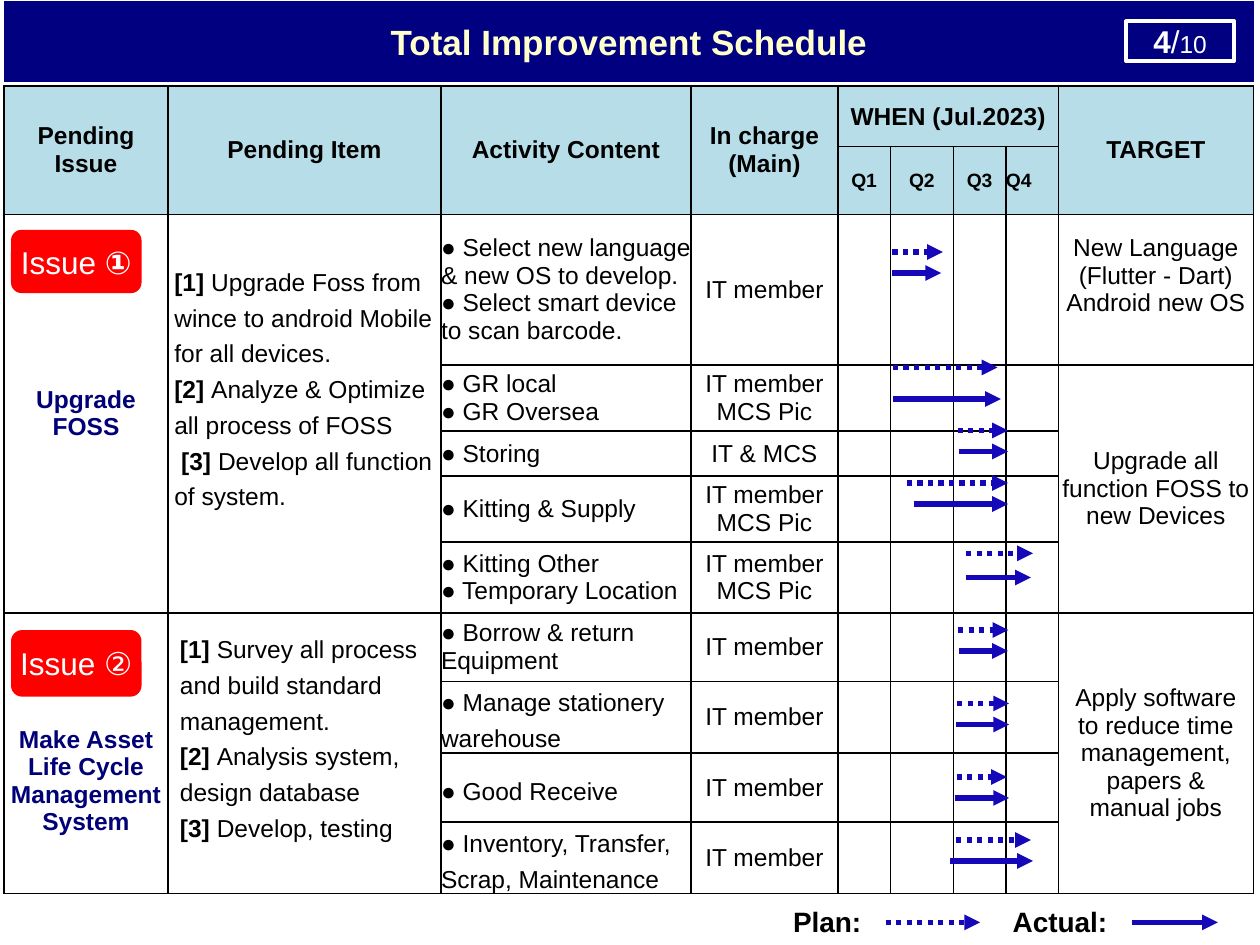
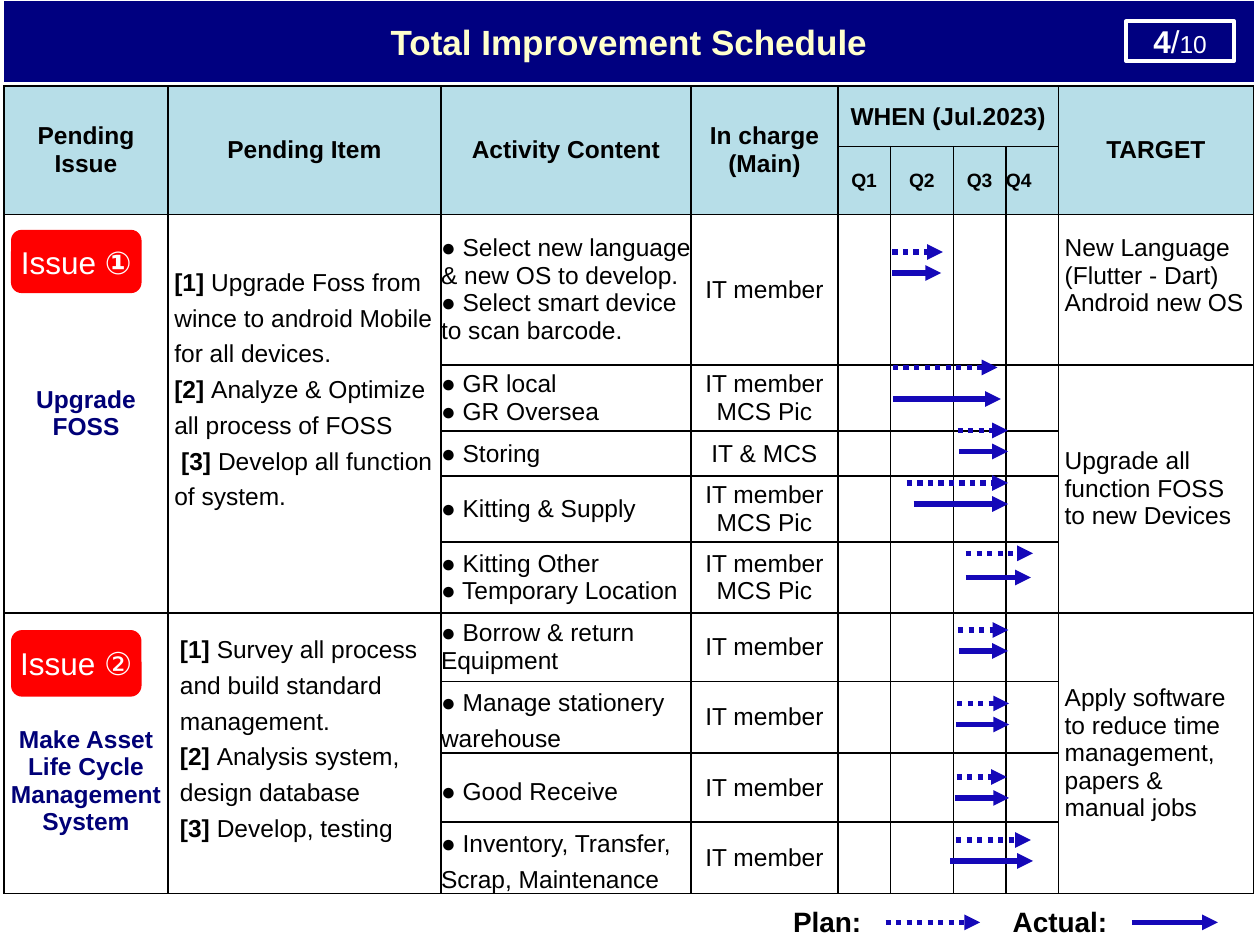
Before and after one commit to thietbicongnghevietnam/ReportPSNV, a slide deck: slide 7 of Report_test.pptx. Drawn at 1260x945 pixels with LibreOffice and Linux fonts; fonts in the diff are those of the drawing. Boxes give left, top, right and bottom in pixels: in the first picture for what was removed or moved away, otherwise in the second. Text is boxed around its words. In the diff, an @@ line names an element or a change of style, - is before the commit and + after.

```diff
--- a/Report_test.pptx
+++ b/Report_test.pptx
@@ table at (x1=4, y1=86, x2=1255, y2=897) @@
@@ alignment centre to left @@
```
Also in this commit, not shown: 6 other slides changed, 2 slides removed, 1 other file.
